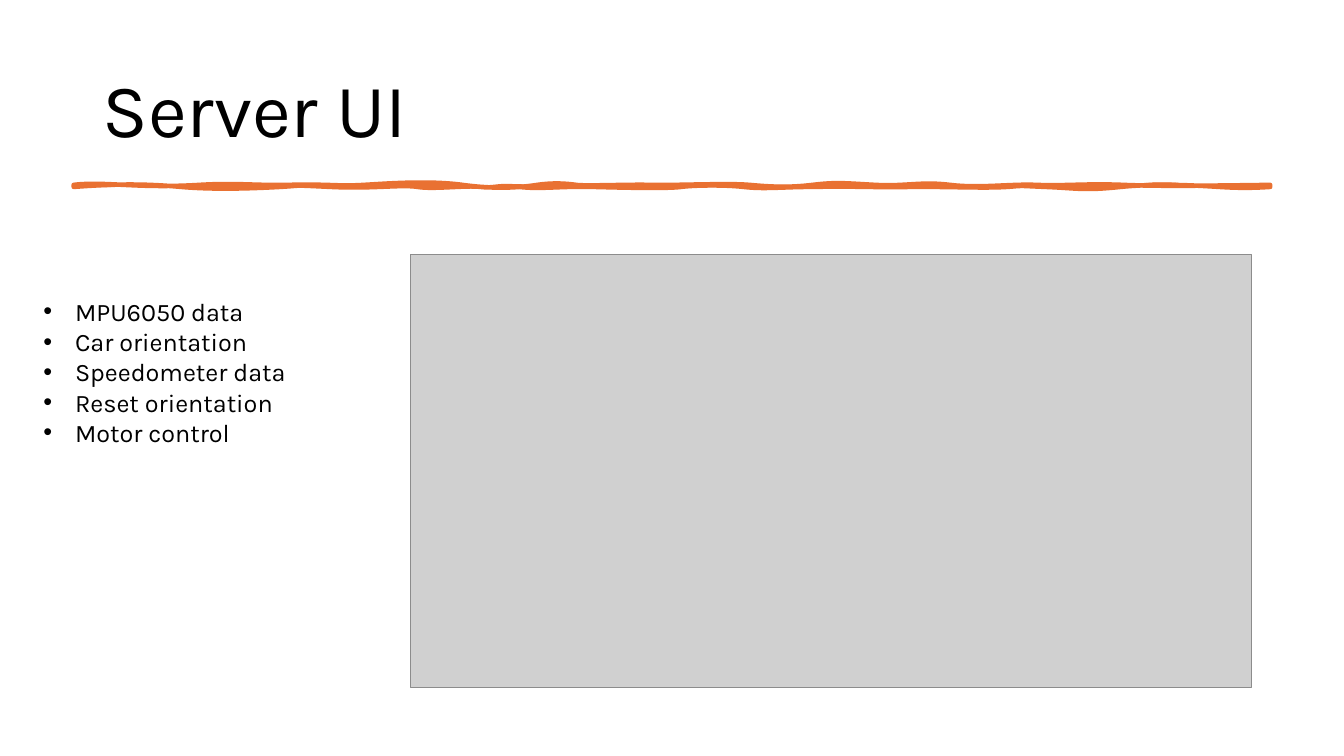
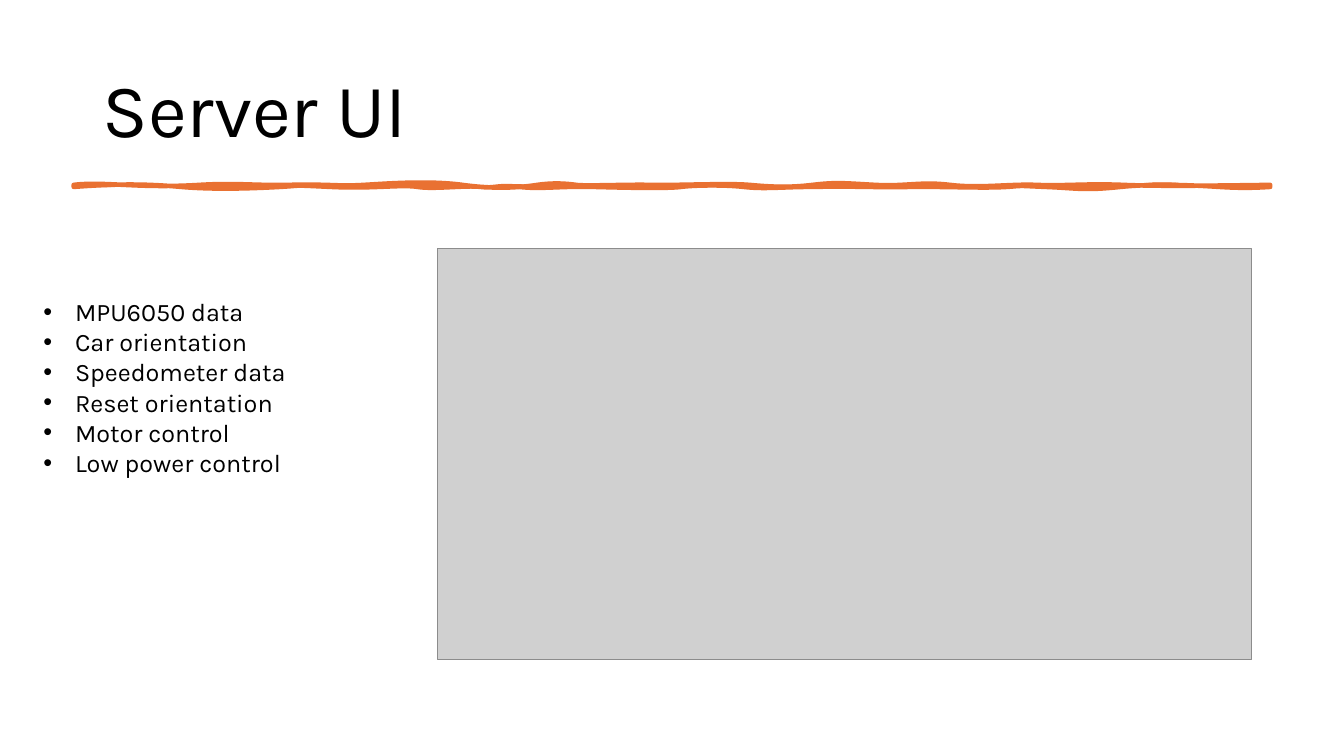
Before and after one commit to RaufPere/RC_CAR_IOT, a slide deck: slide 7 of Documentation/RC_CAR.pptx. Drawn at 1344x756 pixels with LibreOffice and Linux fonts; fonts in the diff are those of the drawing; grey boxes stand for pictures. Boxes give left, top, right and bottom in pixels: in the first picture for what was removed or moved away, otherwise in the second. Text is boxed around its words. In the diff, an @@ line names an element or a change of style, - is before the commit and + after.

```diff
--- a/Documentation/RC_CAR.pptx
+++ b/Documentation/RC_CAR.pptx
@@ picture: place and size @@
-picture at bbox=[411, 255, 1252, 688]
+picture at bbox=[439, 249, 1252, 660]
@@ text at bbox=[75, 454, 280, 478]: paragraph added @@
+• Low power control
```
Also in this commit, not shown: 4 other slides changed, 1 other file.
